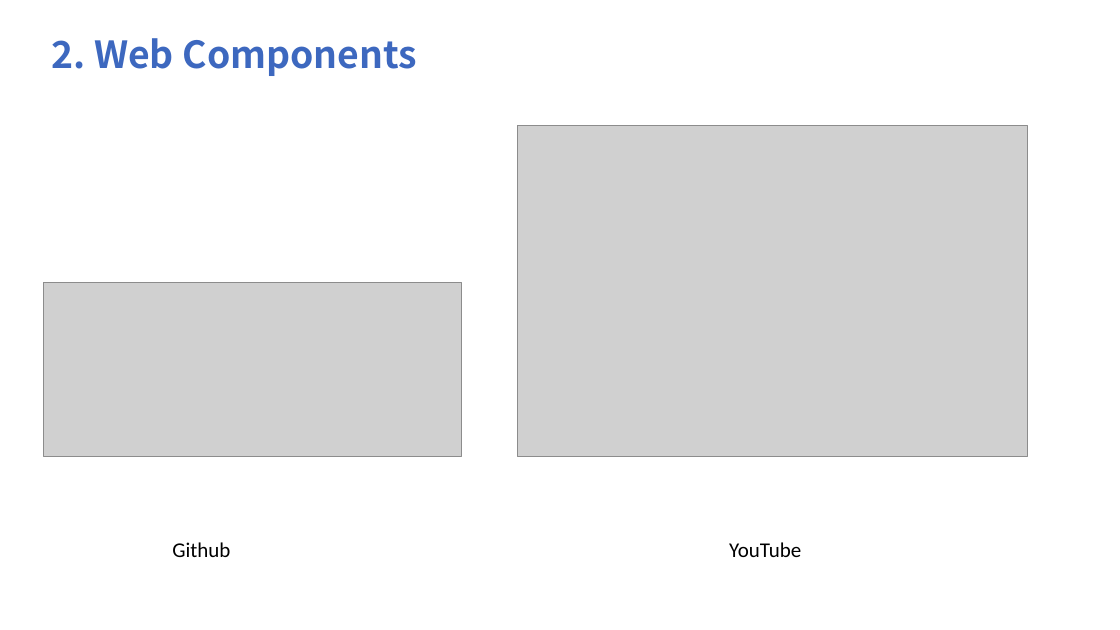
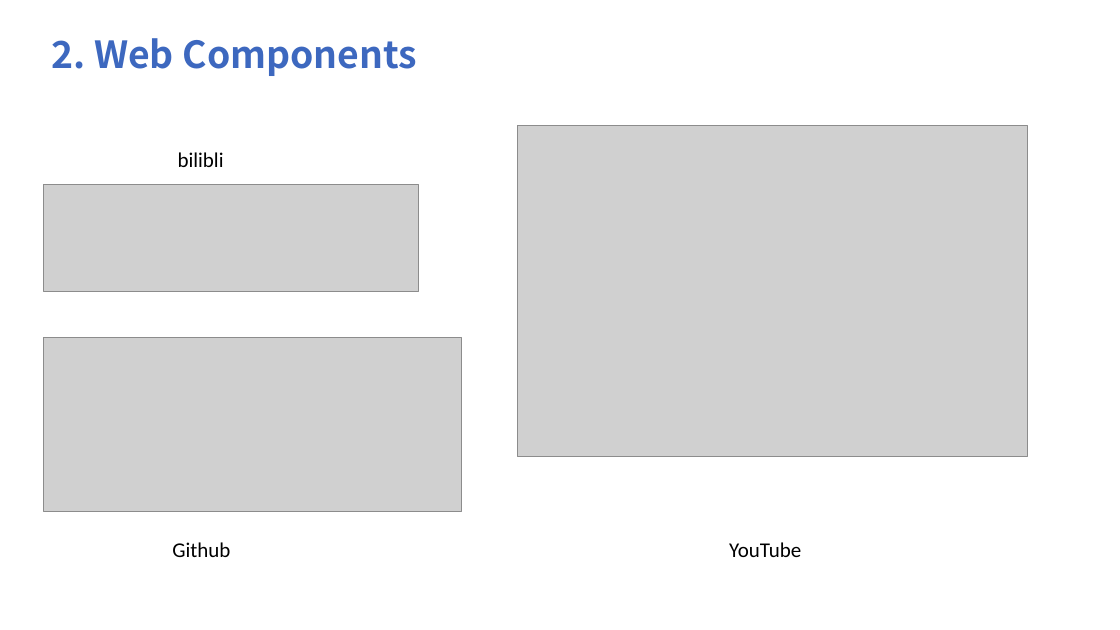
Before and after one commit to shuyancang/FE_learnings, a slide deck: slide 6 of webComponents/web Componts.pptx. Drawn at 1120x630 pixels with LibreOffice and Linux fonts; fonts in the diff are those of the drawing; grey boxes stand for pictures. Boxes give left, top, right and bottom in pixels: in the first picture for what was removed or moved away, otherwise in the second. Text is boxed around its words. In the diff, an @@ line names an element or a change of style, - is before the commit and + after.

```diff
--- a/webComponents/web Componts.pptx
+++ b/webComponents/web Componts.pptx
@@ text added at bbox=[178, 152, 224, 167], 18 pt, text #000000 @@
+bilibli
@@ picture added at bbox=[43, 184, 418, 291] @@
@@ picture: place and size @@
-picture at bbox=[43, 282, 461, 456]
+picture at bbox=[43, 337, 461, 511]
```
Also in this commit, not shown: 5 other slides changed, 8 slides added, 7 other files.
